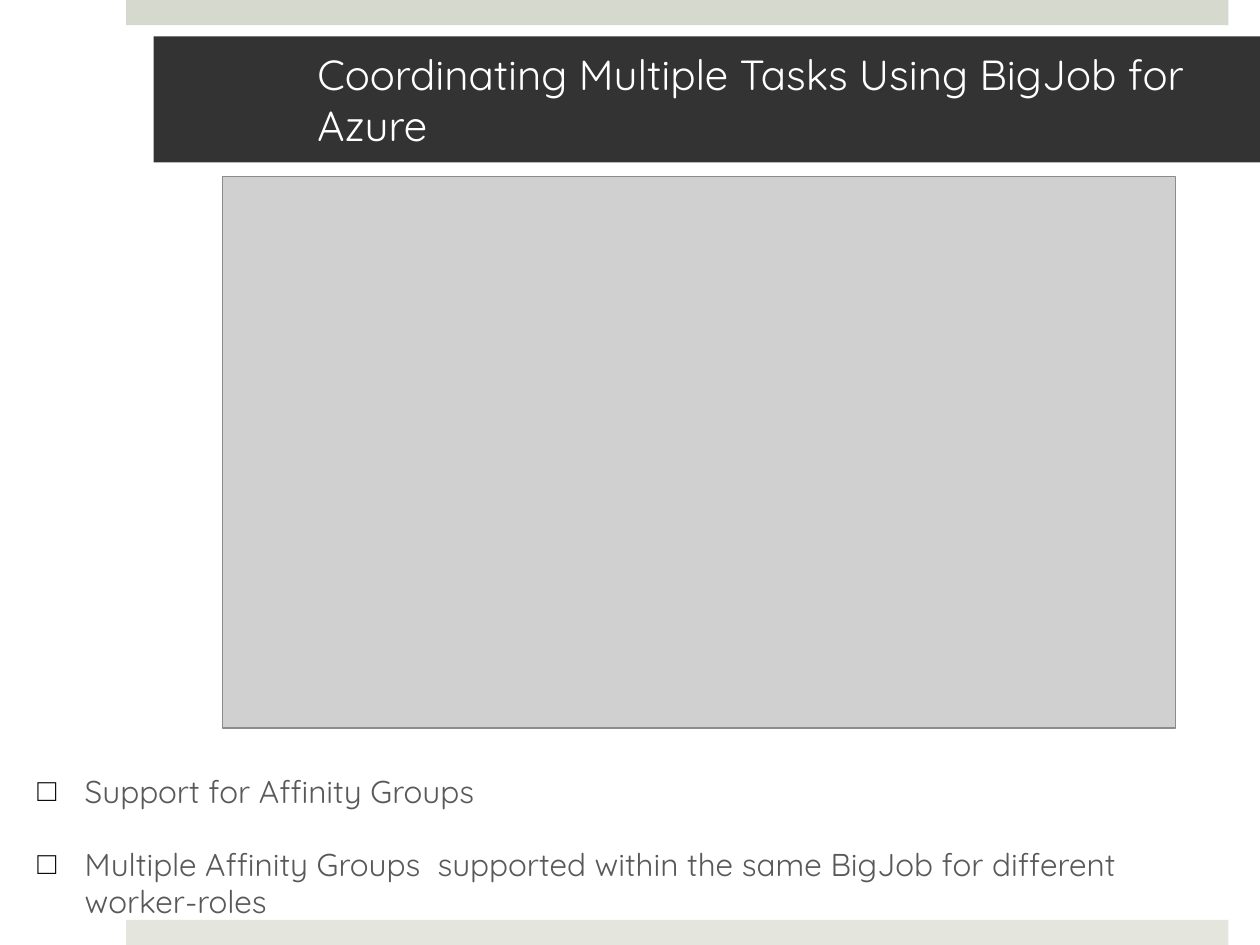
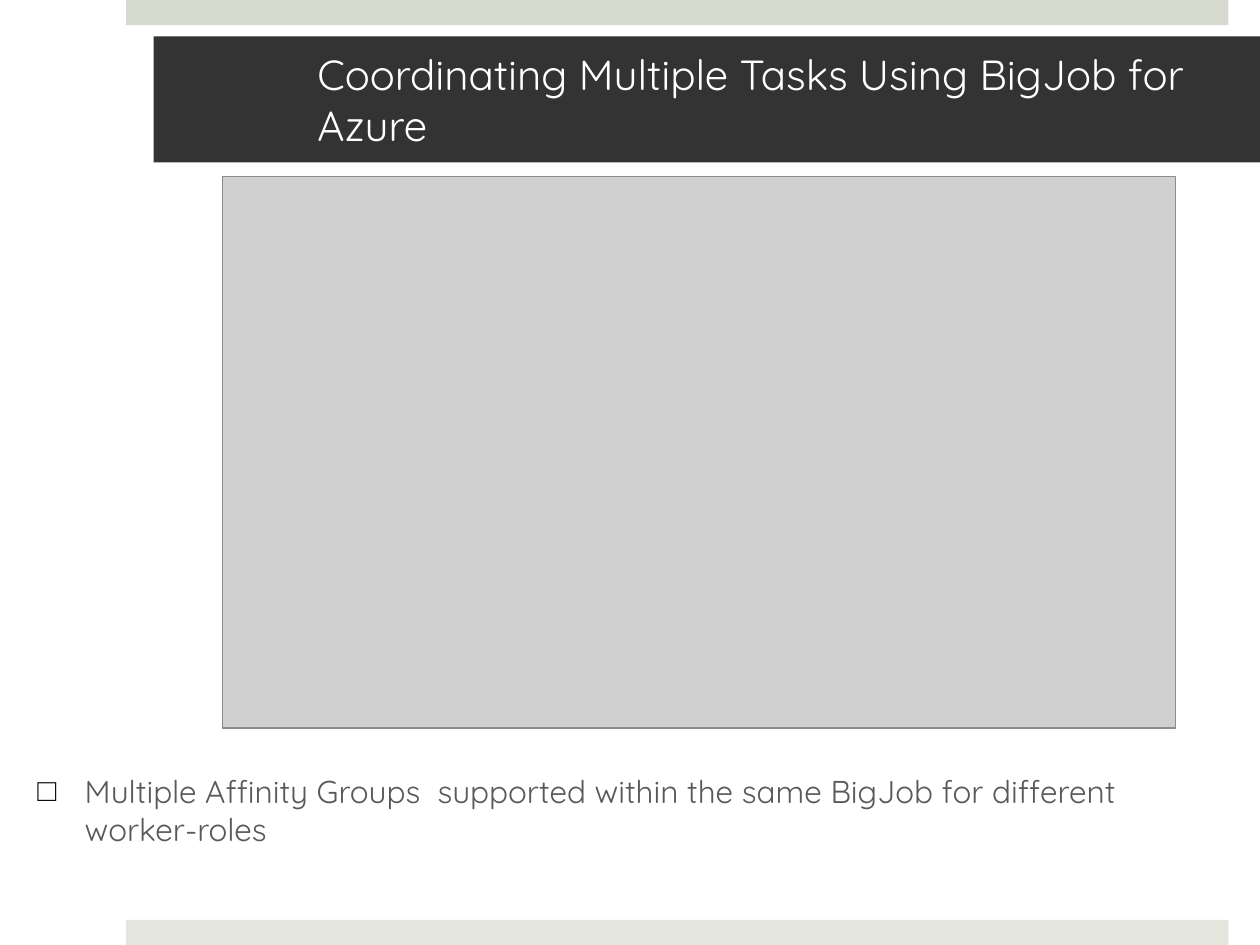
Before and after one commit to saga-project/saga-cpp-legacy-projects, a slide deck: slide 20 of saga-talks/abstractions_for_ls-microsoft.pptx. Drawn at 1260x945 pixels with LibreOffice and Linux fonts; fonts in the diff are those of the drawing; grey boxes stand for pictures; background and template pictures are left out. Boxes give left, top, right and bottom in pixels: in the first picture for what was removed or moved away, otherwise in the second. Text is boxed around its words. In the diff, an @@ line names an element or a change of style, - is before the commit and + after.

```diff
--- a/saga-talks/abstractions_for_ls-microsoft.pptx
+++ b/saga-talks/abstractions_for_ls-microsoft.pptx
@@ text at (85,780,474,810): paragraph removed @@
-□ Support for Affinity Groups
```
Also in this commit, not shown: 18 other slides changed.
